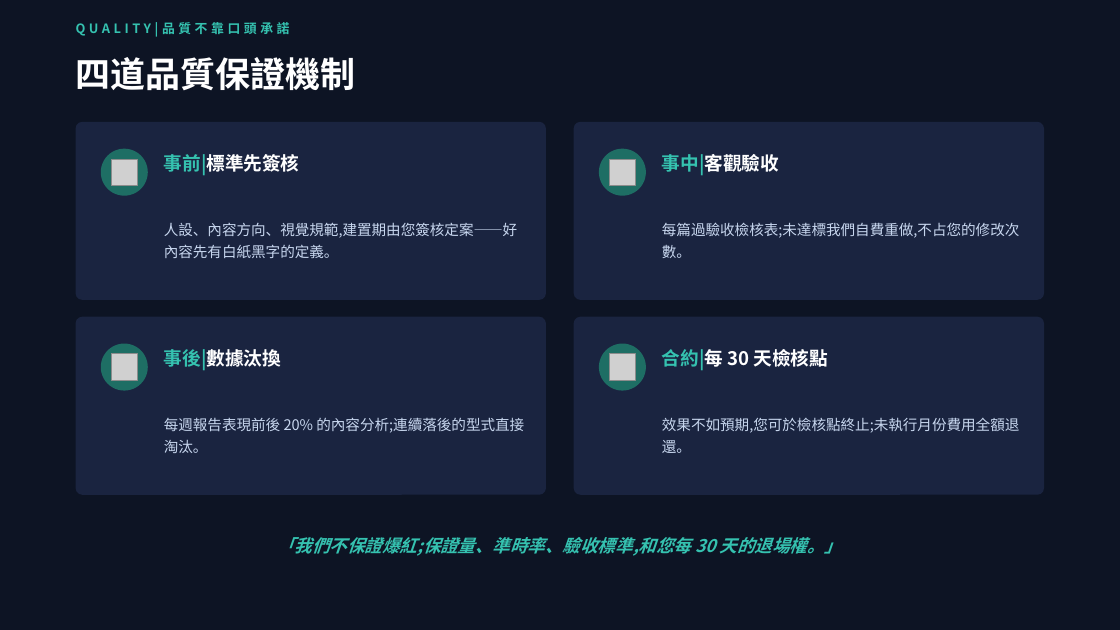
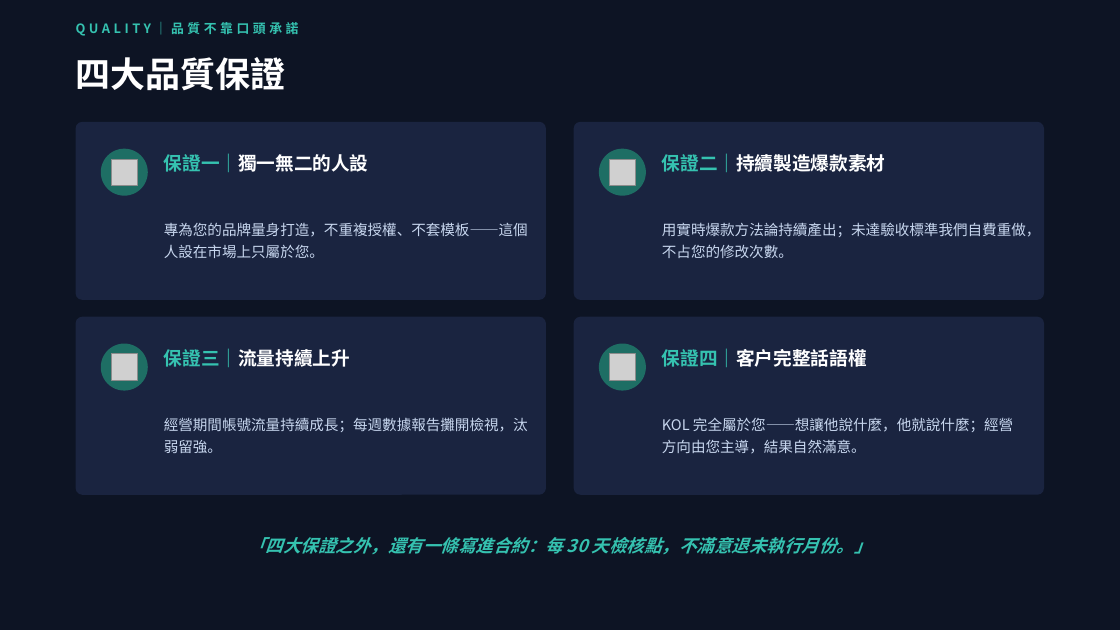
Before and after one commit to pennyhuang-oss/Virtual_KOL_Studio, a slide deck: slide 13 of business/數位人KOL-對外提案簡報.pptx (slide 12 before the commit). Drawn at 1120x630 pixels with LibreOffice and Linux fonts; fonts in the diff are those of the drawing; grey boxes stand for pictures. Boxes give left, top, right and bottom in pixels: in the first picture for what was removed or moved away, otherwise in the second. Text is boxed around its words. In the diff, an @@ line names an element or a change of style, - is before the commit and + after.

```diff
--- a/business/數位人KOL-對外提案簡報.pptx
+++ b/business/數位人KOL-對外提案簡報.pptx
@@ text at (89, 22, 298, 34): text changed @@
-QUALITY|品質不靠口頭承諾
+QUALITY｜品質不靠口頭承諾
@@ text at (76, 57, 286, 90): text changed @@
-四道品質保證機制
+四大品質保證
@@ text at (164, 153, 369, 172): text changed @@
-事前|標準先簽核
+保證一｜獨一無二的人設
@@ text at (662, 153, 885, 172): text changed @@
-事中|客觀驗收
+保證二｜持續製造爆款素材
@@ text at (164, 222, 528, 258): text changed @@
-人設、內容方向、視覺規範,建置期由您簽核定案——好內容先有白紙黑字的定義。
+專為您的品牌量身打造，不重複授權、不套模板——這個人設在市場上只屬於您。
@@ text at (662, 222, 1041, 258): text changed @@
-每篇過驗收檢核表;未達標我們自費重做,不占您的修改次數。
+用實時爆款方法論持續產出；未達驗收標準我們自費重做，不占您的修改次數。
@@ text at (164, 348, 350, 367): text changed @@
-事後|數據汰換
+保證三｜流量持續上升
@@ text at (662, 348, 867, 367): text changed @@
-合約|每 30 天檢核點
+保證四｜客戶完整話語權
@@ text at (164, 417, 528, 453): text changed @@
-每週報告表現前後 20% 的內容分析;連續落後的型式直接淘汰。
+經營期間帳號流量持續成長；每週數據報告攤開檢視，汰弱留強。
@@ text at (662, 417, 1013, 454): text changed @@
-效果不如預期,您可於檢核點終止;未執行月份費用全額退還。
+KOL 完全屬於您——想讓他說什麼，他就說什麼；經營方向由您主導，結果自然滿意。
@@ text at (248, 537, 872, 554): text changed @@
-「我們不保證爆紅;保證量、準時率、驗收標準,和您每 30 天的退場權。」
+「四大保證之外，還有一條寫進合約：每 30 天檢核點，不滿意退未執行月份。」
```
Also in this commit, not shown: 10 other slides changed, 5 slides added, 5 slides removed, 2 other files.
